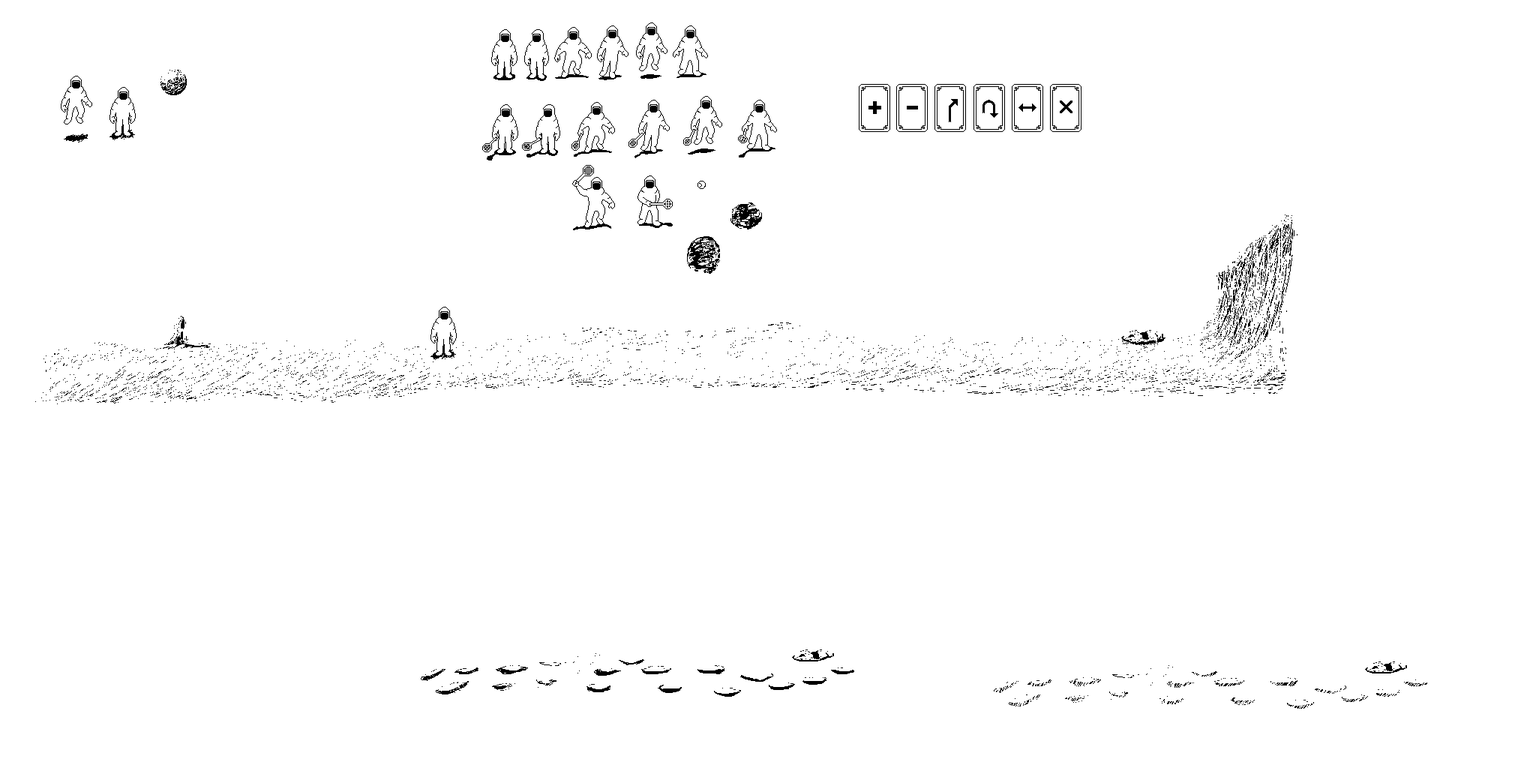
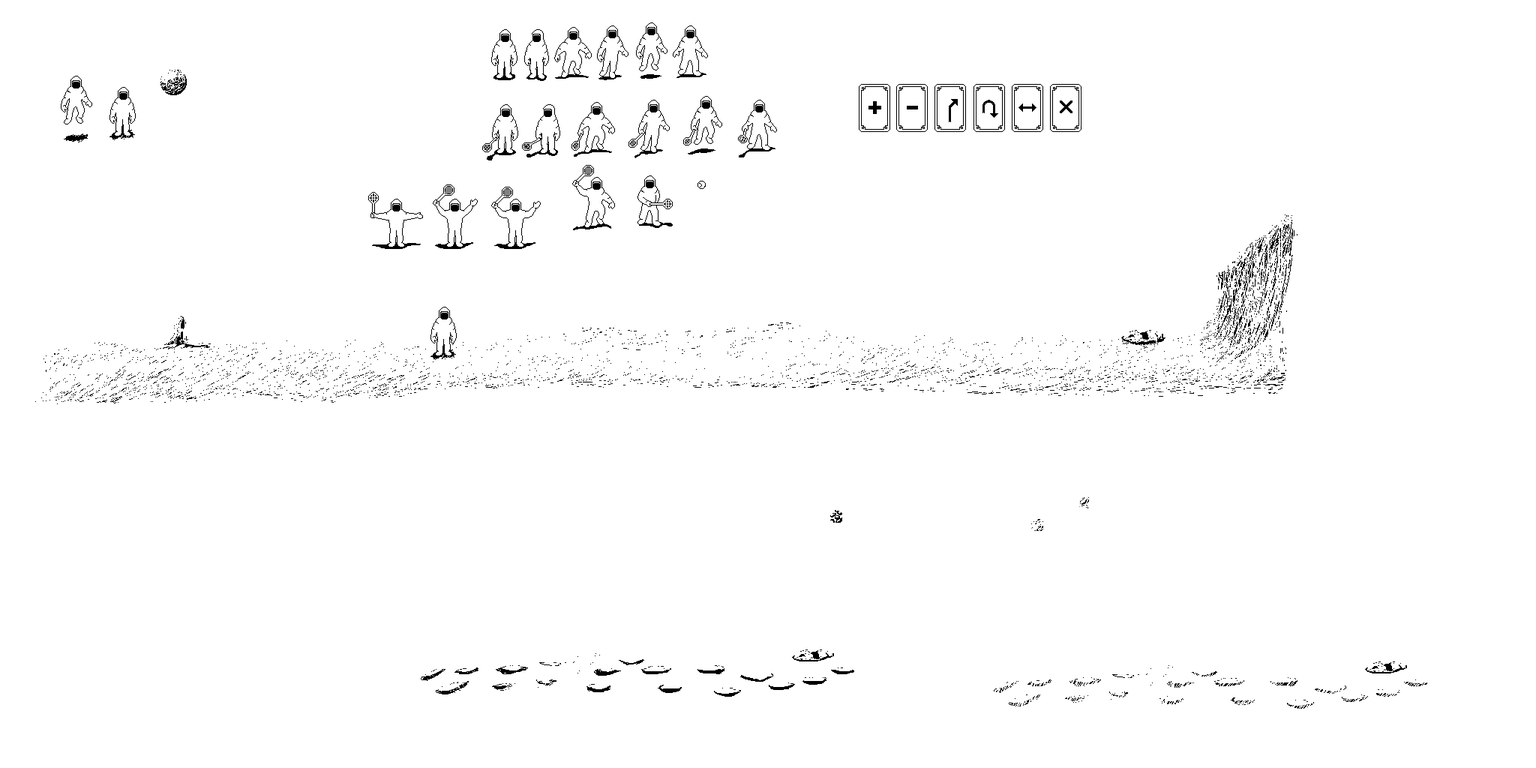
Before/after of a 1536×768 layered artwork. What changed in the layer stack:
painted on "Ebene #1" over left=368, top=184, right=1089, bottom=531
painted on "Ebene #4" over left=371, top=200, right=536, bottom=249
painted on "Ebene #6" over left=686, top=202, right=762, bottom=274
